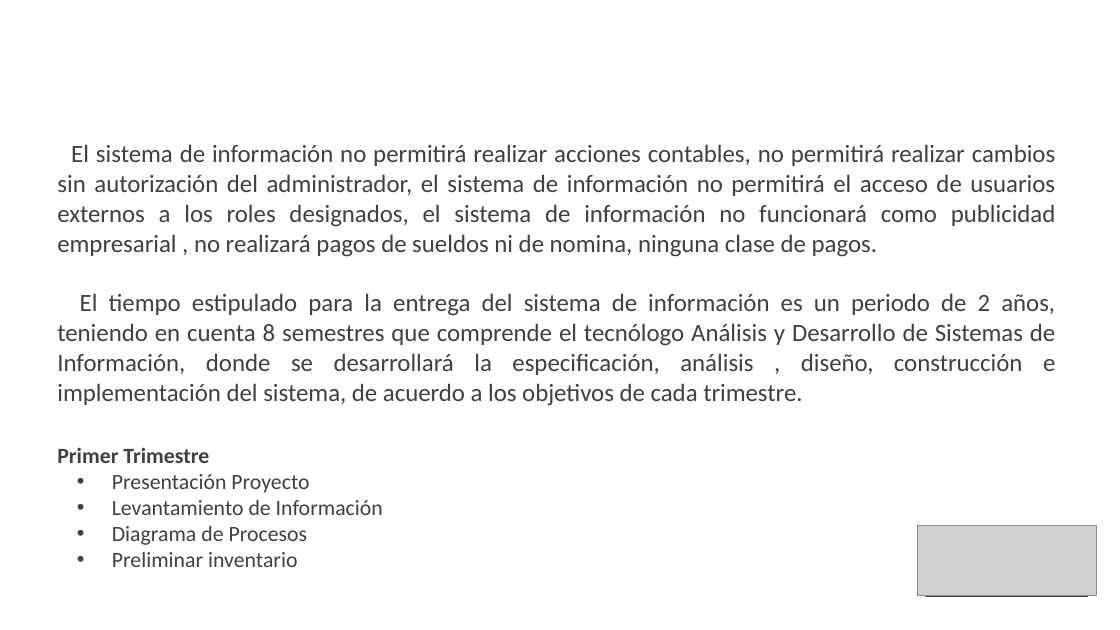
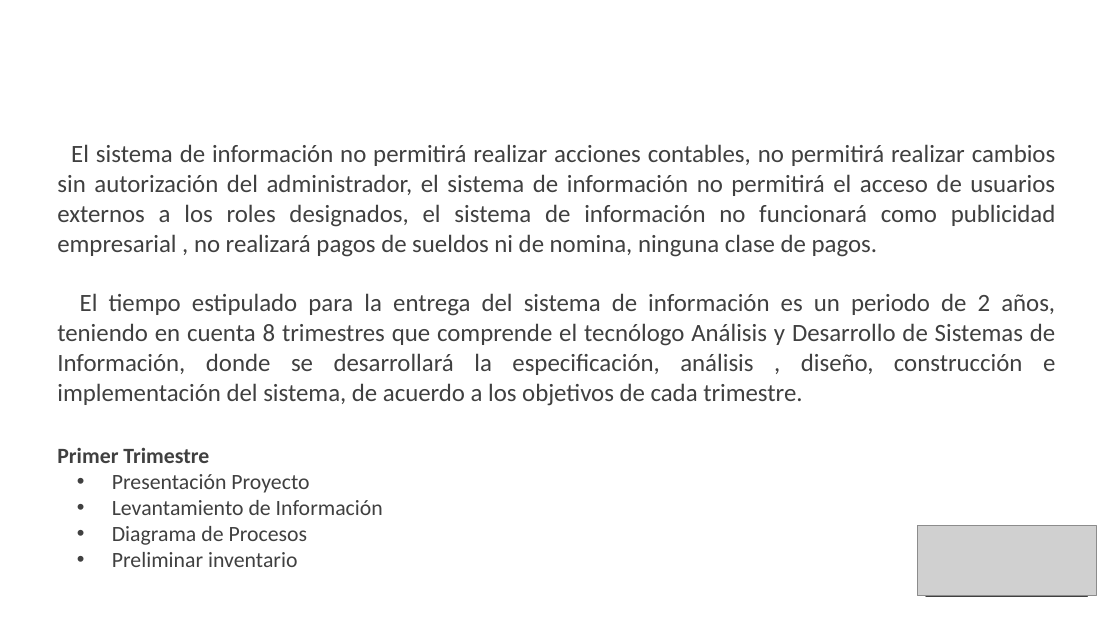
Before and after one commit to kamor31232/Proyecto_adsi, a slide deck: slide 14 of App/app_documentacion/1er_trimestre/1_proyecto/1_1_1_presentacion_proyecto.pptx. Drawn at 1120x630 pixels with LibreOffice and Linux fonts; fonts in the diff are those of the drawing; grey boxes stand for pictures; background and template pictures are left out. Boxes give left, top, right and bottom in pixels: in the first picture for what was removed or moved away, otherwise in the second. Text is boxed around its words. In the diff, an @@ line names an element or a change of style, - is before the commit and + after.

Commit message:
Agrego actividades de 2do trimestre

```diff
--- a/App/app_documentacion/1er_trimestre/1_proyecto/1_1_1_presentacion_proyecto.pptx
+++ b/App/app_documentacion/1er_trimestre/1_proyecto/1_1_1_presentacion_proyecto.pptx
@@ text at [57, 293, 1055, 406]: text changed @@
-El tiempo estipulado para la entrega del sistema de información es un periodo de 2 años, teniendo en cuenta 8 semestres que comprende el tecnólogo Análisis y Desarrollo de Sistemas de Información, donde se desarrollará la especificación, análisis , diseño, construcción e implementación del sistema, de acuerdo a los objetivos de cada trimestre.
+El tiempo estipulado para la entrega del sistema de información es un periodo de 2 años, teniendo en cuenta 8 trimestres que comprende el tecnólogo Análisis y Desarrollo de Sistemas de Información, donde se desarrollará la especificación, análisis , diseño, construcción e implementación del sistema, de acuerdo a los objetivos de cada trimestre.
```
Also in this commit, not shown: 5 other slides changed, 1 slide added, 47 other files.
